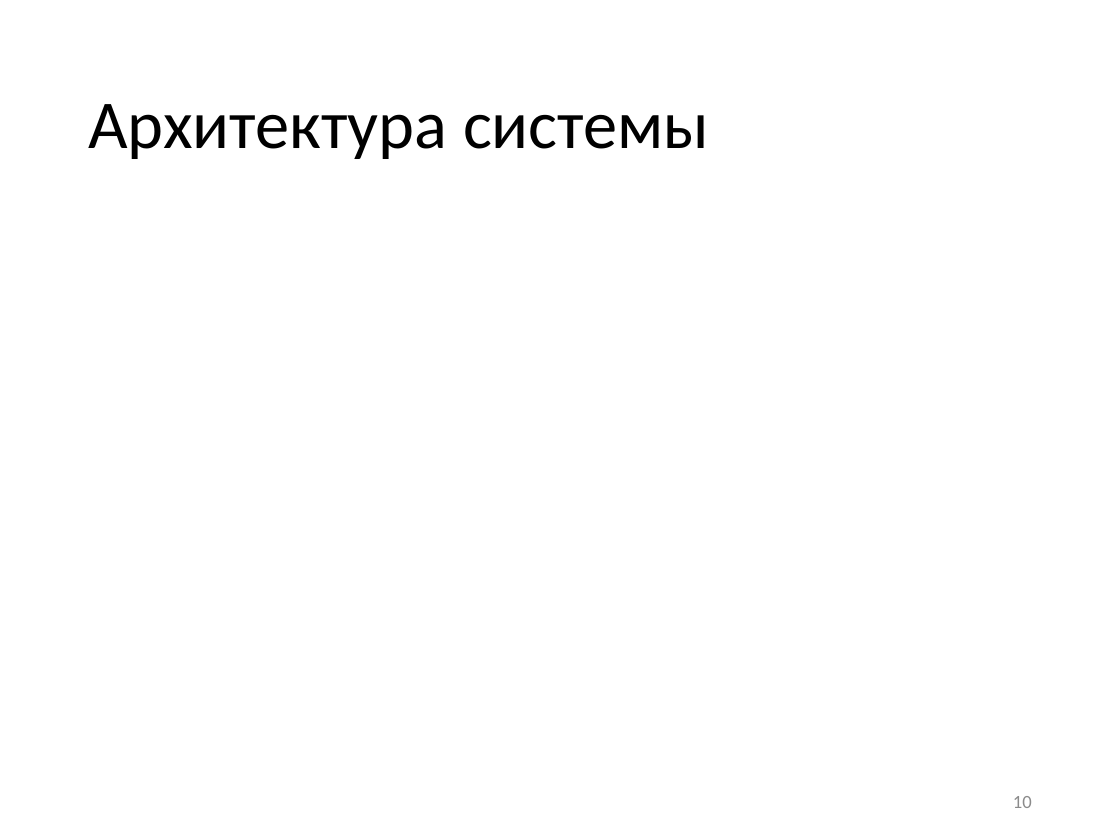
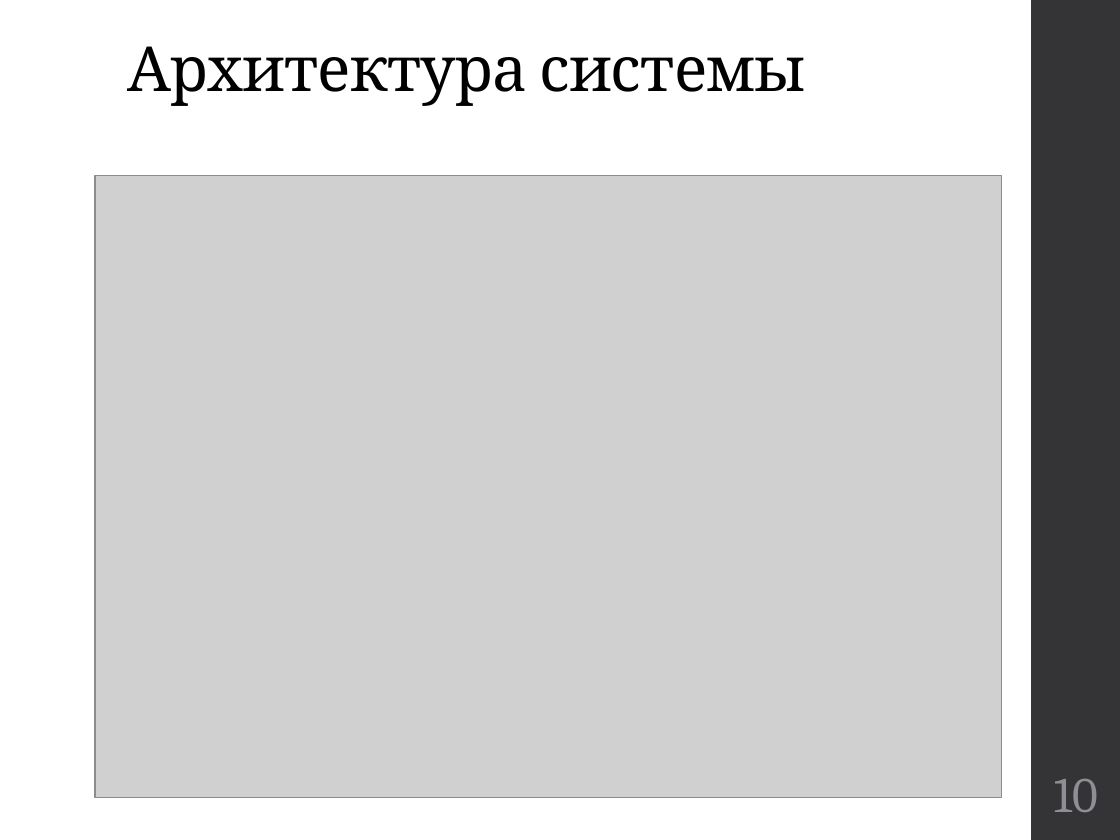
Before and after one commit to kwadraterry/diploma, a slide deck: slide 10 of Отчет/Доклад Неповинных.pptx. Drawn at 1120x840 pixels with LibreOffice and Linux fonts; fonts in the diff are those of the drawing; grey boxes stand for pictures. Boxes give left, top, right and bottom in pixels: in the first picture for what was removed or moved away, otherwise in the second. Text is boxed around its words. In the diff, an @@ line names an element or a change of style, - is before the commit and + after.

```diff
--- a/Отчет/Доклад Неповинных.pptx
+++ b/Отчет/Доклад Неповинных.pptx
@@ title "Архитектура системы" moved from (x1=88, y1=104, x2=709, y2=159) to (x1=127, y1=46, x2=806, y2=106) @@
@@ title "Архитектура системы" at (x1=127, y1=46, x2=806, y2=106): size 44 to 40 pt, font Calibri to Cambria, letter spacing 0 to -0.5 pt; vertical alignment middle to bottom @@
@@ rectangle added at (x1=1032, y1=0, x2=1120, y2=840), fill #353537 @@
@@ picture added at (x1=95, y1=176, x2=1001, y2=797) @@
@@ page number moved from (x1=1013, y1=796, x2=1032, y2=808) to (x1=1054, y1=779, x2=1098, y2=812) @@
@@ page number at (x1=1054, y1=779, x2=1098, y2=812): size 12 to 32 pt, font Calibri to Cambria, text colour #8C8C8C to #8E8E94; alignment right to centre @@
```
Also in this commit, not shown: 10 other slides changed, 4 slides added, 4 slides removed, 1 other file.
